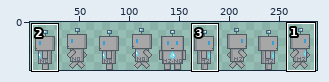
File history of a sprite sheet, assets/characters/H2NObit.png. The picture above shows the old version from afar; the outline marks the close-up.
Close-up. Old version:
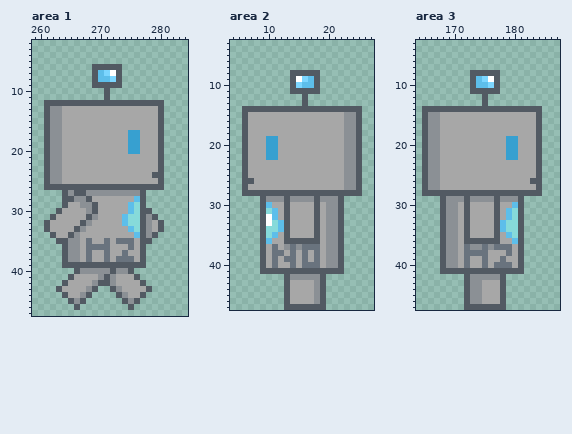
The file is 288x48 pixels. Pixels under 10% opacity are left out. Shown: area 1: x 259..284, y 2..47; area 2: x 4..27, y 3..47; area 3: x 164..187, y 3..47. The wide view leaves out empty margins. The commit also changed other parts of the picture, which this record leaves out.
Now the later version:
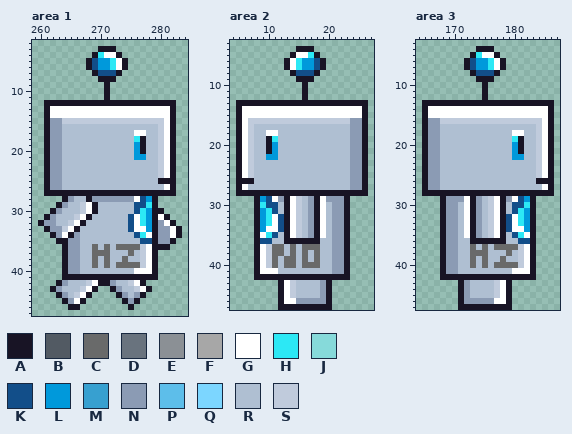
Palette (. is transparent): A #181425  B #525a63  C #696a6a  D #69737e  E #8b9095  F #a7a7a7  G #ffffff  H #2ce8f5  J #86dada  K #124e89  L #0099db  M #37a0d0  N #8b9bb4  P #5dbeea  Q #7cd6ff  R #afbfd2  S #c0cbdc
Difference:
Changed rows in their new state; - is an unchanged pixel.
Area 1:
first column x 260:
 3 ----------AAA-----------
 4 ---------AHGGA----------
 5 --------AKLLHGA---------
 6 --------AKLLHGA---------
 7 ---------AKKKA----------
 8 ---------.AAA.----------
 9 ---------..A..----------
10 -----------A------------
11 -----------A------------
12 -AAAAAAAAAAAAAAAAAAAAAA-
13 -AGGGGGGGGGGGGGGGGGGGGA-
14 -AGGGGGGGGGGGGGGGGGGGGA-
15 -ANNSSSSSSSSSSSSSSSSSGA-
16 -ANNRRRRRRRRRRRRRRRRSGA-
17 -ANNRRRRRRRRRRRRGGRRSGA-
18 -ANNRRRRRRRRRRRRHARRSGA-
19 -ANNRRRRRRRRRRRRLARRSGA-
20 -ANNRRRRRRRRRRRRLARRSGA-
21 -ANNRRRRRRRRRRRRLLRRSGA-
22 -ANNRRRRRRRRRRRRRRRRSGA-
23 -ANNRRRRRRRRRRRRRRRRSGA-
24 -ANNRRRRRRRRRRRRRRRRSGA-
25 -ANNRRRRRRRRRRRRRRRRAAA-
26 -ANNRRRRRRRRRRRRRRRRRGA-
27 -AAAAAAAAAAAAAAAAAAAAAA-
28 ----ANRRANNNNNNNGKLA----
29 ---ANRRSGARRRRRRKKHA----
30 --ANRRRSGARRRRRRKHLAA---
31 -ANRRRSGARRRRRRKGHLAGA--
32 ANNRRSGARRRRRRRKGHLANGA-
33 -ANNSGARRRRRRRRKGGLANNGA
34 --ANGANRRRRRRRRRKHGANNGA
35 ---AANNRRRRRRRRRRKKANNA-
36 ----ANNRRCRCRCCCCSGAAA--
37 ----ANNRRCCCRRRCRSGA----
38 ----ANNRRCRCRRCRRSGA----
39 ----ANNRRCRCRCCCCSGA----
40 ----ANNRRRRRRRRRGGGA----
41 ----AAAAAAAAAAAAAAAA----
42 ---ANRRRSGAANRRSGA------
43 --ANRRRSGA--ANRRSGA-----
44 ---ANRSGA----ANRNA------
45 ----ANGA------ANA-------
46 -----AA--------A--------
Area 2:
first column x 5:
 4 ----------AAA---------
 5 ---------AGGHA--------
 6 --------AGHLLKA-------
 7 --------AGHLLKA-------
 8 ---------AKKKA--------
 9 ---------.AAA.--------
10 ---------..A..--------
11 ---------..A..--------
12 -----------A----------
13 AAAAAAAAAAAAAAAAAAAAAA
14 AGGGGGGGGGGGGGGGGGGGGA
15 AGGGGGGGGGGGGGGGGGGGGA
16 AGSSSSSSSSSSSSSSSSSNNA
17 AGSRRRRRRRRRRRRRRRRNNA
18 AGSRRGGRRRRRRRRRRRRNNA
19 AGSRRAHRRRRRRRRRRRRNNA
20 AGSRRALRRRRRRRRRRRRNNA
21 AGSRRALRRRRRRRRRRRRNNA
22 AGSRRLLRRRRRRRRRRRRNNA
23 AGSRRRRRRRRRRRRRRRRNNA
24 AGSRRRRRRRRRRRRRRRRNNA
25 AGSRRRRRRRRRRRRRRRRNNA
26 AAARRRRRRRRRRRRRRRRNNA
27 AGRRRRRRRRRRRRRRRRRNNA
28 AAAAAAAAAAAAAAAAAAAAAA
29 ---ALKGNAGSRNAGNNNA---
30 ---AHKKRAGSRNAGRNNA---
31 ---ALHKRAGSRNAGRNNA---
32 ---ALHGKAGSRNAGRNNA---
33 ---ALHGKAGSRNAGRNNA---
34 ---ALGGKAGSRNAGRNNA---
35 ---AGHKRAGSRNAGRNNA---
36 ---AKKRRAAAAAARRNNA---
37 ---AGSCCRCRCCCRRNNA---
38 ---AGSCCRCRCRCRRNNA---
39 ---AGSCRCCRCRCRRNNA---
40 ---AGSCRCCRCCCRRNNA---
41 ---AGGGRRRRRRRRRNNA---
42 ---AAAAAAAAAAAAAAAA---
43 -------AGSRRRRNA------
44 -------AGSRRRRNA------
45 -------AGSRRRRNA------
46 -------AGGNNNNNA------
47 -------AAAAAAAAA------
Area 3:
first column x 165:
 4 ---------AAA----------
 5 --------AHGGA---------
 6 -------AKLLHGA--------
 7 -------AKLLHGA--------
 8 --------AKKKA---------
 9 --------.AAA.---------
10 --------..A..---------
11 --------..A..---------
12 ----------A-----------
13 AAAAAAAAAAAAAAAAAAAAAA
14 AGGGGGGGGGGGGGGGGGGGGA
15 AGGGGGGGGGGGGGGGGGGGGA
16 ANNSSSSSSSSSSSSSSSSSGA
17 ANNRRRRRRRRRRRRRRRRSGA
18 ANNRRRRRRRRRRRRGGRRSGA
19 ANNRRRRRRRRRRRRHARRSGA
20 ANNRRRRRRRRRRRRLARRSGA
21 ANNRRRRRRRRRRRRLARRSGA
22 ANNRRRRRRRRRRRRLLRRSGA
23 ANNRRRRRRRRRRRRRRRRSGA
24 ANNRRRRRRRRRRRRRRRRSGA
25 ANNRRRRRRRRRRRRRRRRSGA
26 ANNRRRRRRRRRRRRRRRRAAA
27 ANNRRRRRRRRRRRRRRRRRGA
28 AAAAAAAAAAAAAAAAAAAAAA
29 ---ANNNGANRSGANGKLA---
30 ---ANNRGANRSGARKKHA---
31 ---ANNRGANRSGARKHLA---
32 ---ANNRGANRSGAKGHLA---
33 ---ANNRGANRSGAKGHLA---
34 ---ANNRGANRSGAKGGLA---
35 ---ANNRGANRSGARKHGA---
36 ---ANNRRAAAAAARRKKA---
37 ---ANNRRCRCRCCCCSGA---
38 ---ANNRRCCCRRRCRSGA---
39 ---ANNRRCRCRRCRRSGA---
40 ---ANNRRCRCRCCCCSGA---
41 ---ANNRRRRRRRRRGGGA---
42 ---AAAAAAAAAAAAAAAA---
43 ------ANRRRRSGA-------
44 ------ANRRRRSGA-------
45 ------ANRRRRSGA-------
46 ------ANNNNNGGA-------
47 ------AAAAAAAAA-------
Changed places in both close-ups, as pixel boxes (x1, y1, x2, y2):
changed: (38, 46, 182, 310)
changed: (236, 46, 368, 310)
changed: (422, 46, 554, 310)
